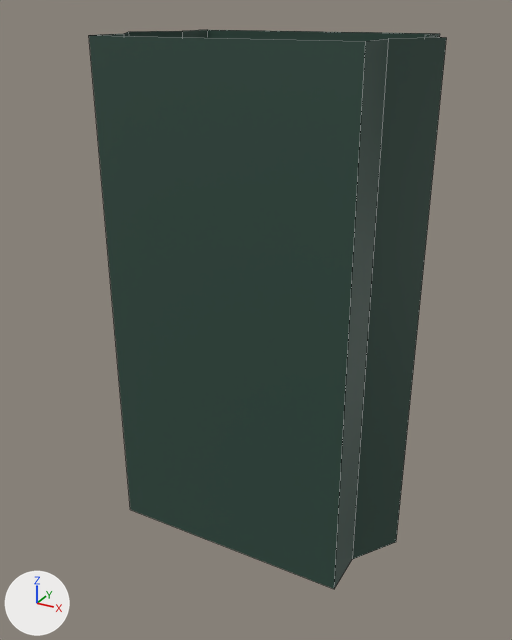
The FBX model The Demon King/Assets/Art/Props/SM_PillarMid_01.fbx, before and after one commit.
Rendered twice from a camera (50 mm lens) standing at (2.51, -4.78, 4.17) and looking at (-0.05, -0.11, 1.83). The axes (+X, +Y, +Z) are drawn at lower left. The lights are the same throughout. Mesh edges are drawn as thin lines. Where no turn or scale is listed for an object, it has been applied to the vertices.

Objects in the first picture: 'SM_PillarMid_01'.
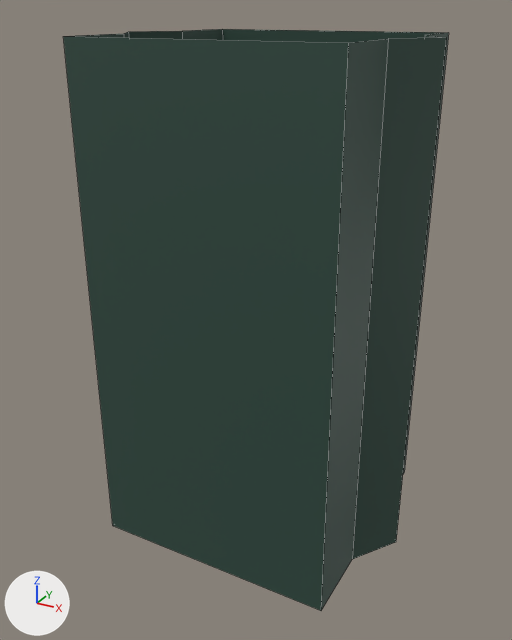
Commit message: Expanded pillars

What differs and where, as boxes [x1, y1, x2, y2] in the pictures (512 x 640 px; the box of a moved part takes in the faces that stretch with it):
'SM_PillarMid_01', reshaped (8% wider): before [89, 30, 446, 589]; after [63, 29, 449, 611]
part 1 of me_mesh, moved or reshaped: before [89, 30, 440, 589]; after [63, 29, 449, 611]

The change, as a list of edits to the scene's bpy script:
```text
Change me_mesh:
    where me_mesh.from_pydata(...)  # 20 vertices, 10 faces; spans x -1.25..1.25, y -0.75..0.75, z 0.0..4.0
    used by ob_sm_pillarmid_01; location = (0.0, 0.0, 0.0)
    before: 0 (-1.0, -0.75, 0.0) at pixel (130, 509), 1 (1.0, -0.75, 0.0) at pixel (334, 589), 2 (-1.0, -0.75, 4.0) at pixel (88, 35), 3 (1.0, -0.75, 4.0) at pixel (365, 41), 4 (-1.0, 0.75, 4.0) at pixel (207, 29)
    before: 5 (1.0, 0.75, 4.0) at pixel (439, 33), 6 (-1.0, 0.75, 0.0), 7 (1.0, 0.75, 0.0)
    me_mesh part 1
    add for i in [*range(0, 4)]: me_mesh.vertices[i].co += Vector((0.0, -0.25, 0.0))
    add for i in [*range(4, 8)]: me_mesh.vertices[i].co += Vector((0.0, 0.25, 0.0))
```
